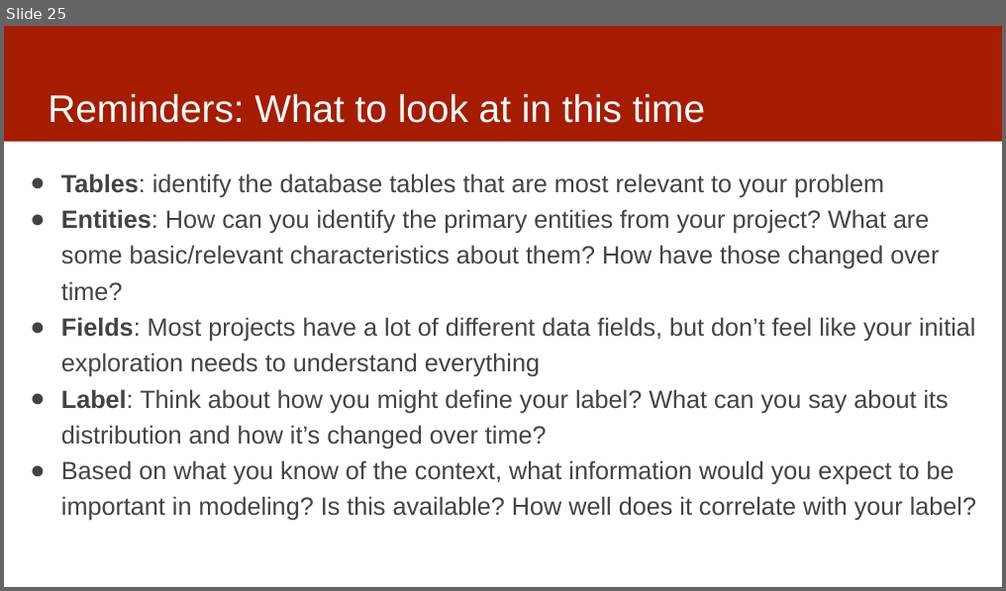
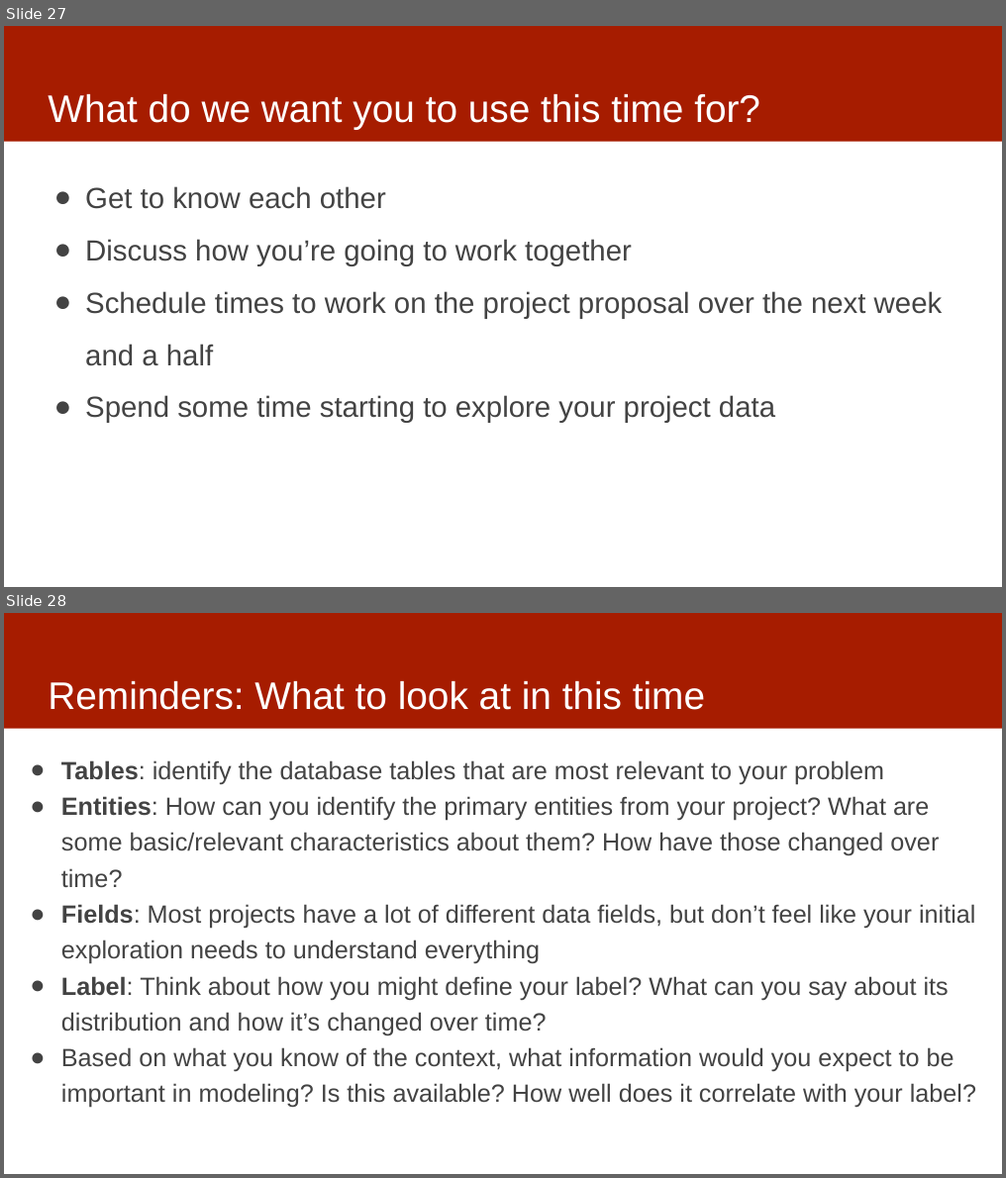
Before and after one commit to dssg/mlforpublicpolicylab, a slide deck: Lectures/06-data-exploration.pptx. Shown one above the other, each under a label of ours: slide 25 before the commit, slides 27 and 28 after it. The pictures are 1006x591 and 1006x1178 pixels, drawn with LibreOffice and Linux fonts; fonts in the diff are those of the drawing. Boxes give left, top, right and bottom in pixels: in the first picture for what was removed or moved away, otherwise in the second. Text is boxed around its words. In the diff, an @@ line names an element or a change of style, - is before the commit and + after.

Commit message:
data exploration slides

```diff
--- a/Lectures/06-data-exploration.pptx
+++ b/Lectures/06-data-exploration.pptx
@@ slide 27 added at [4,26,1002,587], background #FFFFFF; not listed: 1 template element that a slide beside it also shows @@
@@ title added at [48,94,760,130], 37 pt, text #FFFFFF @@
+What do we want you to use this time for?
@@ text added at [85,186,943,423], 28 pt, text #434343 @@
+● Get to know each other
+● Discuss how you’re going to work together
+● Schedule times to work on the project proposal over the next week and a half
+● Spend some time starting to explore your project data
@@ what was slide 25 is now slide 28 @@
```
Also in this commit, not shown: 14 slides changed, 3 other slides added, 1 slide removed.
